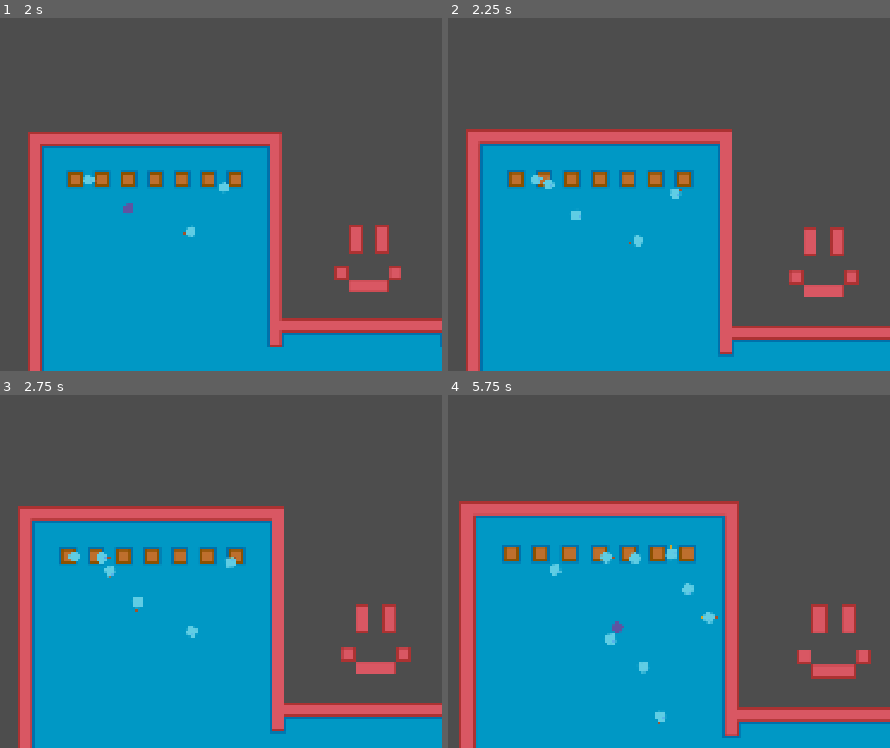
Above: before the commit, frames 1-4 (two rows, left to right).
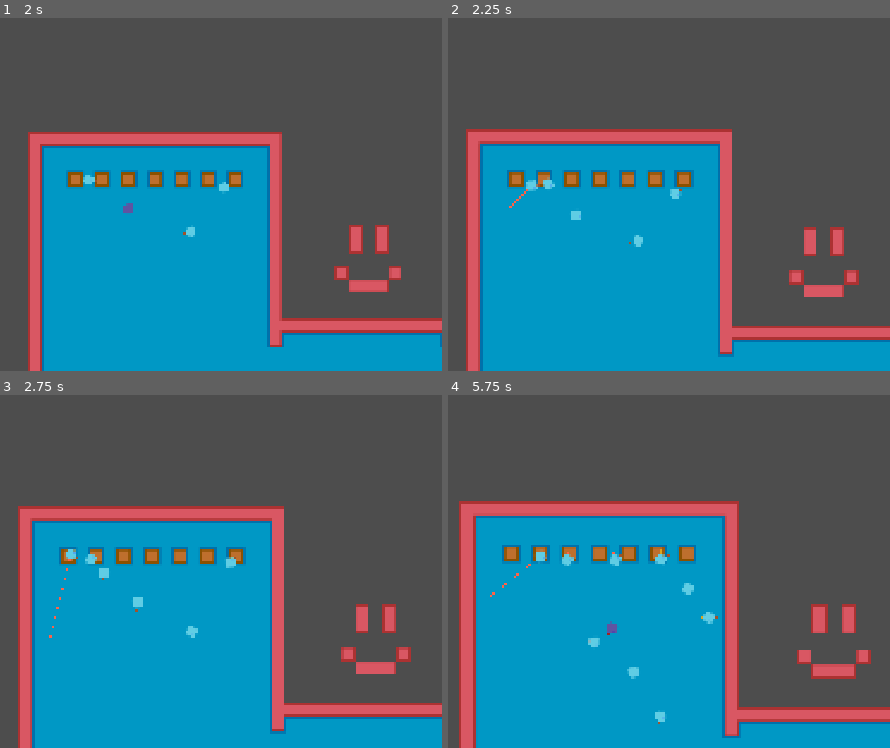
Above: after the commit, the same moments.

Repository: djairoh/crowdSim
Game: Godot game, scene res://scenes/crowd_manager.tscn
Same seed, same stepped clock (60 frames per second), same inputs: the game is played once before the commit and once after it.
Inputs (mouse positions are in pixels of both pictures, inside the frame that each line leads up to):
- Up to frame 1 (2 s): drag from (185, 190) to (123, 46) at 0.52 s; drag from (114, 194) to (0, 236) at 1.27 s
- Up to frame 2 (2.25 s): move the mouse to (673, 187) at 2.02 s; hold Mouse wheel up (zoomIn) from 2.03 s (still down); click (673, 187) at 2.17 s
- Up to frame 3 (2.75 s): keep holding Mouse wheel up (zoomIn)
- Up to frame 4 (5.75 s): release Mouse wheel up (zoomIn) at 2.75 s; drag from (549, 557) to (outside the picture) at 2.77 s; drag from (571, 585) to (531, 522) at 3.52 s; drag from (562, 557) to (646, 673) at 4.27 s; move the mouse to (611, 610) at 5.02 s; hold Mouse wheel up (zoomIn) from 5.03 s (still down); click (611, 610) at 5.17 s

Frame 1 is identical in both runs. In frame 2, 0.1% of the frame differs, in the area x 13-25%, y 44-54%; in frame 3, 0.3%; in frame 4, 1.0%, in the area x 9-56%, y 42-81%.

Commit message:
update avoidance other agent with meter distance

Diff:
--- a/scenes/crowd_agent.tscn
+++ b/scenes/crowd_agent.tscn
@@ -7,6 +7,9 @@
 [sub_resource type="CircleShape2D" id="CircleShape2D_utciu"]
 resource_local_to_scene = true
 radius = 6.0
+
+[sub_resource type="RectangleShape2D" id="RectangleShape2D_6u5ao"]
+size = Vector2(72, 32)
 
 [node name="Agent" type="CharacterBody2D" unique_id=603397563 groups=["agent"]]
 collision_layer = 2
@@ -48,6 +51,12 @@
 unique_name_in_owner = true
 polygon = PackedVector2Array(-8, -8, -8, 8, 0, 8, 0, 16, 72, 16, 72, -16, 0, -16, 0, -8)
 
+[node name="ForwardVisionCollisionShape2D" type="CollisionShape2D" parent="Forces/RecOfInfluence" unique_id=28635057]
+unique_name_in_owner = true
+position = Vector2(36, 0)
+shape = SubResource("RectangleShape2D_6u5ao")
+debug_color = Color(0.9273635, 0.52852875, 1, 0.41960785)
+
 [node name="WallCast" type="Node2D" parent="Forces" unique_id=1265164409]
 
 [node name="left" type="RayCast2D" parent="Forces/WallCast" unique_id=890530243]
--- a/scripts/forces.gd
+++ b/scripts/forces.gd
@@ -2,6 +2,11 @@
 
 # Class to calculate forces acting on an agent.
 # Each component is calculated separately, but the global direction of force can be requested using get_total_forces()
+
+# Obtained given an agent diameter represents 0.5m in real life.
+# Given agent diameter = 12 pixels
+# 12 / 0.5 = 24
+const PIXELS_PER_METER: float = 24
 
 # forces
 var F_wa: Vector2 = Vector2.ZERO
@@ -9,15 +14,9 @@
 var F_ot: Vector2 = Vector2.ZERO
 var F_at: Vector2 = Vector2.ZERO
 
-# rectangle of influence
-#@onready var collision_polygon_2d: CollisionPolygon2D = %CollisionPolygon2D
-#func get_vision_length() -> float:
-	#var polygon: PackedVector2Array = collision_polygon_2d.polygon
-#
-	#if polygon.is_empty():
-		#return 0.0
-	## based on manual inspection.
-	#return 72
+# Rectangle of influence forward vision
+@onready var forward_vision_collision: CollisionShape2D = %ForwardVisionCollisionShape2D
+
 @onready var parent: CrowdAgent = get_parent()
 
 # particulars
@@ -30,6 +29,40 @@
 var visible_obstacles: Dictionary = {}
 var visible_agents: Dictionary = {}
 
+func pixels_to_meters(pixels: float) -> float:
+	return pixels / PIXELS_PER_METER
+
+func meters_to_pixels(meters: float) -> float:
+	return meters * PIXELS_PER_METER
+
+func get_forward_vision_size():
+	var shape = forward_vision_collision.shape as RectangleShape2D
+	if shape == null:
+		push_error("Rectangle of influence must use RectangleShape2D")
+		return 0.0
+
+	# RectangleShape2D.size is the FULL width/height.
+	# Choose x or y depending on which local axis is your forward axis.
+	print("X: " + str(shape.size.x))
+	print("Y: " + str(shape.size.y))
+	return shape.size.x
+
+func is_inside_influence_rectangle(other_agent: Node2D) -> bool:
+	var shape :RectangleShape2D = forward_vision_collision.shape as RectangleShape2D
+
+	if shape == null:
+		return false
+
+	var local_position : Vector2= forward_vision_collision.to_local(
+		other_agent.global_position
+	)
+
+	var half_size : Vector2 = shape.size * 0.5
+
+	return (
+		abs(local_position.x) <= half_size.x
+		and abs(local_position.y) <= half_size.y
+	)
 
 func request_path(goal: Vector2) -> bool:
 	f_at_nav.target_position = goal
@@ -66,86 +99,86 @@
 	# The paper does not specify how these are calculated ://
 
 func calculate_object_avoidance():
-	print("calculating object avoidance...")
-
-	# avoid visible_obstacles
+	#print("calculating object avoidance...")
+	return 0
+
 
 func calculate_other_agents_avoidance():
-	print("calculating other agent avoidance")
-
 	# Reset force
 	F_ot = Vector2.ZERO
 
-	# Density of the crowd D_i
-	# Agent perceived at any given time
-	# If crowd is dispersed, people look for avoidance from far away and keep
-	# preferences on right hand side of space (D_i = 3m)
-	# If crowd is dense, right preference is not obvious and biderectional flow
-	# emerge. TODO: How to get perceived density -> Length of rectangle of influence?
-	var D_i: float = 1.5
+	# Density of the crowd D_i: Agent perceived at any given time
+	var D_i: float = pixels_to_meters(get_forward_vision_size())
+
+	var v_i: Vector2 = parent.velocity
+
+	if v_i.length_squared() < 0.0001:
+		return
 
 	for other_agent in visible_agents:
 
 		if not is_instance_valid(other_agent):
-			# TODO: Handle invalid instance?
-			print("Invalid agent instance")
+			continue
+
+		# Check the actual rectangle.
+		if not is_inside_influence_rectangle(other_agent):
 			continue
 
 		# Vector of current agent to other agent
 		var d_ji: Vector2 =  other_agent.global_position - parent.global_position
-		var v_i: Vector2 = parent.velocity
-		var v_j: Vector2 = other_agent.velocity
-
-		print("d_ji: " + str(d_ji))
-
-
-		# Distance to other agent
-		var distance: float = d_ji.length()
-
-		if distance <= 0.001:
-			continue
-
+
+		if d_ji.length_squared() < 0.0001:
+			continue
+
+		# Actual istance between i and j in meters
+		var distance: float = pixels_to_meters(d_ji.length())
+
+		# Eq. (6)
 		# Using vector triple product identity
 		# (d_ji × v_i) × d_ji = v_i(d_ji⋅d_ji)−d_ji(v_i⋅d_ji)
 
 		# (d_ji⋅d_ji) equals to d_ji.length_squared()
 		var tangential_component: Vector2 = v_i * d_ji.length_squared() - d_ji * v_i.dot(d_ji)
 
-		if tangential_component.length_squared() <= 0.001:
-			continue
-
-		# Tangential force
-		# Tangential force (t_j) applied - make a curve in trajectory to avoid collisiom
+		# Tangential force (t_j) applied - make a curve in trajectory to avoid collision
 		# tangential_component / |tangential_component|
-		var t_j: Vector2 = tangential_component.normalized()
-		print("t_j: " + str(t_j))
-
-
-		# Direction of other agents relative to agent i desired velocity vector (vi)
-		# Weight due to difference in velocity vectors. Distinguish whether agent j
-		# is moving in the same direction as agent i or against it.
-		# Magnitude will be higher to avoid counter flow
-		var w_o_i: float = 1.2
+		var t_j: Vector2
+
+		# Test actual angular alignment.
+		var alignment : float = abs(v_i.normalized().dot(d_ji.normalized()))
+
+		if alignment > 0.98:
+			# Almost collinear -> right-hand preference.
+			t_j = get_right_vector(v_i)
+		elif tangential_component.length_squared() > 0.0001:
+			t_j = tangential_component.normalized()
+		else:
+			continue
+
+		# Eq. (9)
+		# Weight due to difference in velocity vectors.
+		# Distinguish whether agent j is moving in the same direction as agent i or against it.
+		var v_j: Vector2 = other_agent.velocity
+
+		var w_o_i: float
 
 		if (v_i.dot(v_j) > 0):
 			w_o_i = 1.2
 		else:
 			w_o_i = 2.4
 
-		print("w_o_i: " + str(w_o_i))
-
-		# Ignore agents outside of rectangle of influence
-		if distance >= D_i:
-			continue
-
+		# Eq. (8)
 		# Weight due to distance between agents, increase as distance between two agents become smaller
 		# agent i trajectory will change more abrubtly as distance to j decrease
 		var w_d_i: float = pow(distance - D_i, 2.0)
-		print("w_d_i: " + str(w_d_i))
-
+
+		# Eq. (7)
 		F_ot += t_j * w_d_i * w_o_i
 
-	print("F_ot: " + str(F_ot))
+
+func get_right_vector(direction: Vector2) -> Vector2:
+	var forward :Vector2 = direction.normalized()
+	return Vector2(-forward.y, forward.x)
 
 
 func calculate_attraction():
